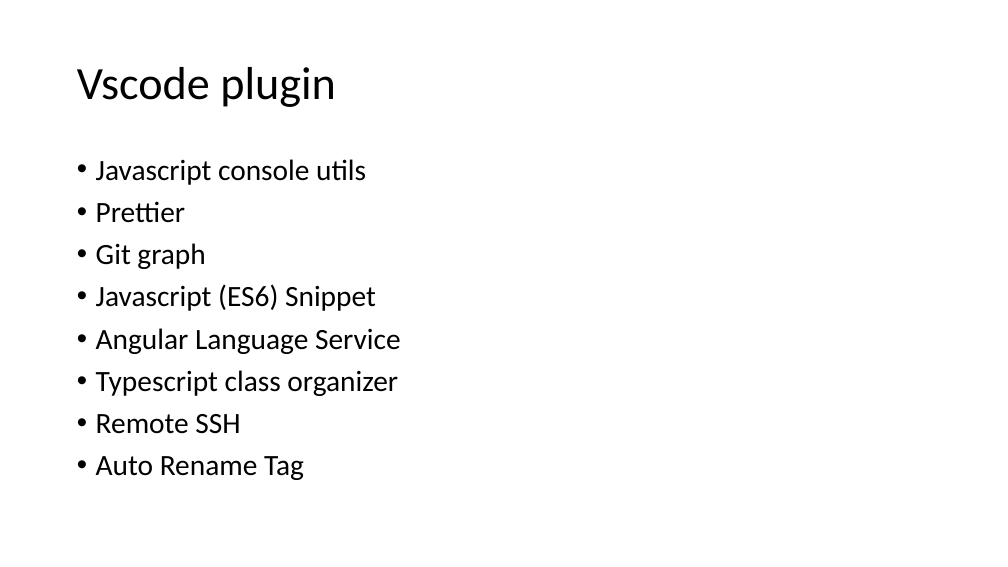
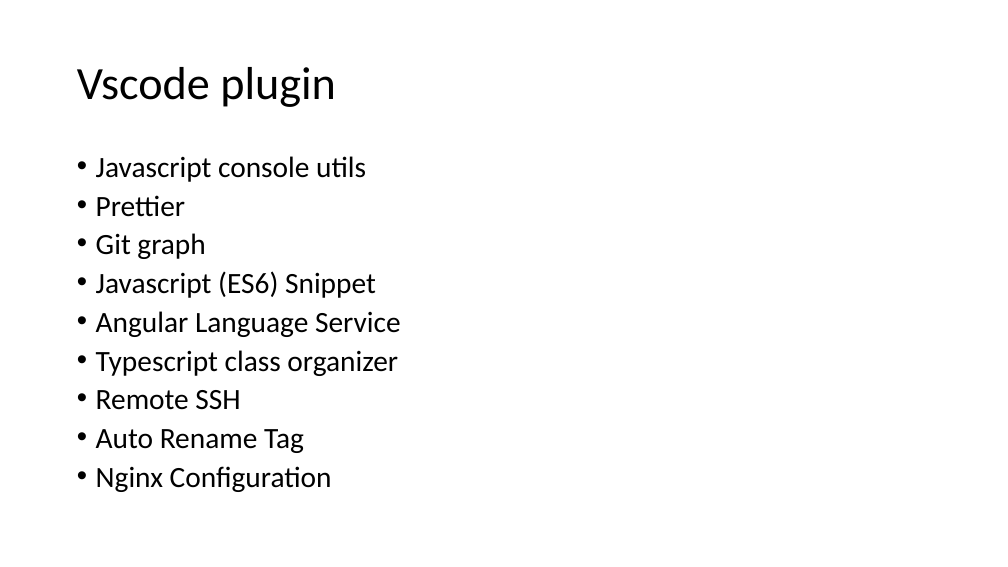
Before and after one commit to jlg-formation/fuj-juillet-2020, a slide deck: slide 6 of notes.pptx. Drawn at 1008x567 pixels with LibreOffice and Linux fonts; fonts in the diff are those of the drawing. Boxes give left, top, right and bottom in pixels: in the first picture for what was removed or moved away, otherwise in the second. Text is boxed around its words. In the diff, an @@ line names an element or a change of style, - is before the commit and + after.

```diff
--- a/notes.pptx
+++ b/notes.pptx
@@ text at (96, 156, 401, 453): line spacing 0.9 to 0.8 @@
@@ text at (96, 466, 332, 492): paragraph added @@
+• Nginx Configuration
```
Also in this commit, not shown: 1 other slide changed, 2 slides added.
